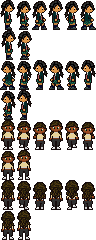
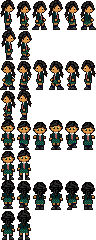
Revision of a layered 96×240 image; what changed, layer by layer:
painted on "hair" over [left=1, top=180, right=94, bottom=230]
painted on "main_character" over [left=1, top=120, right=94, bottom=239]
